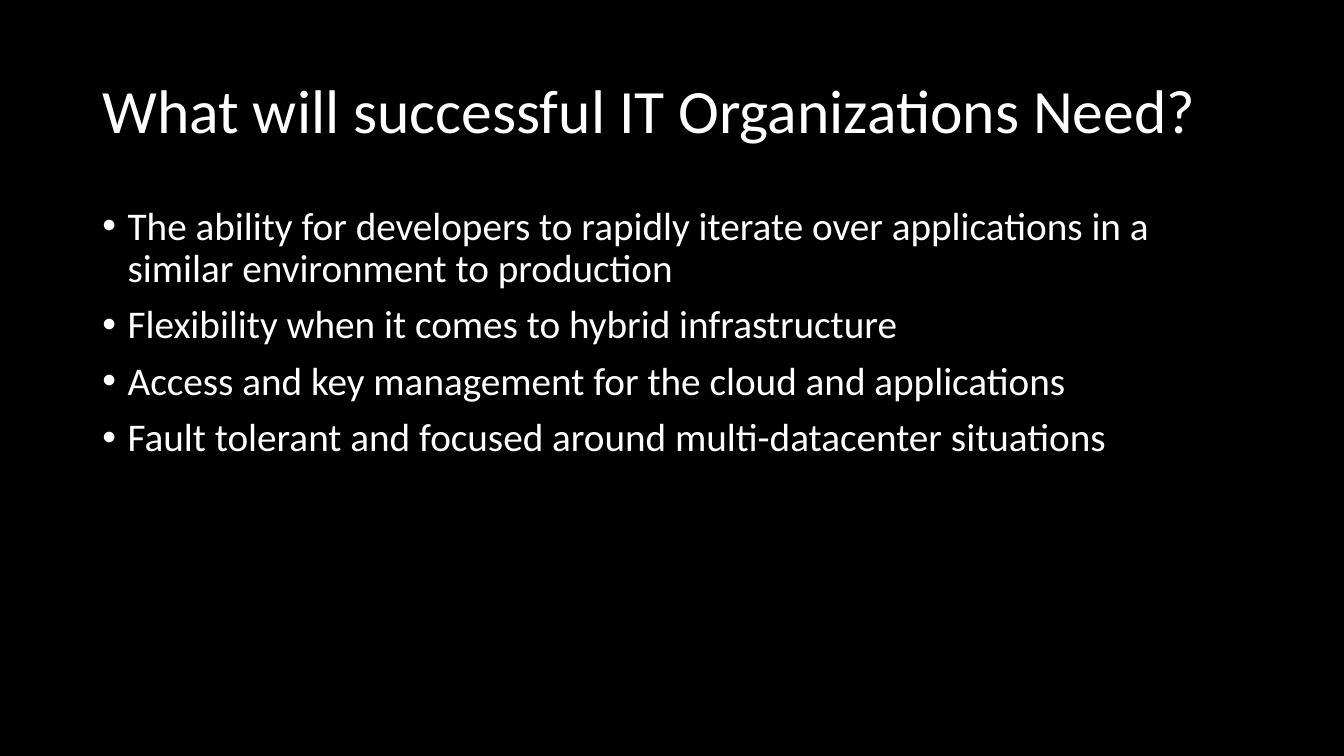
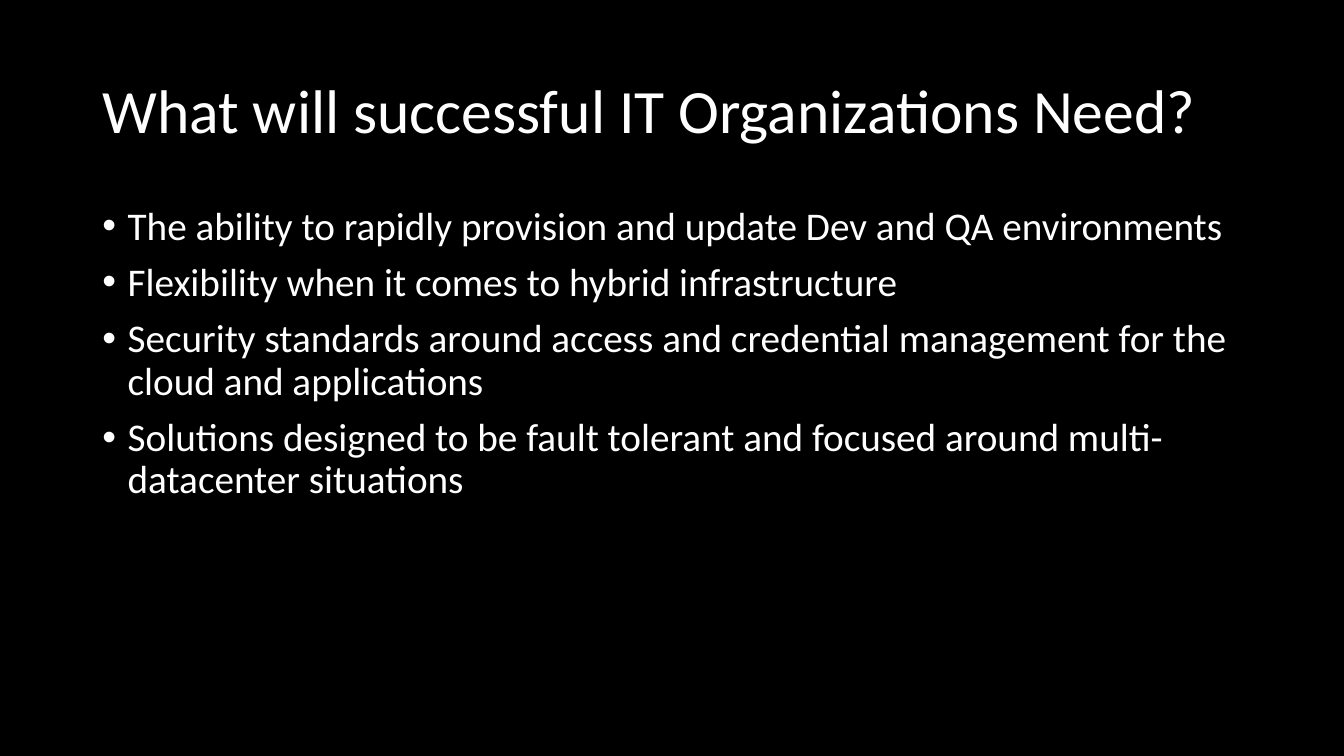
Before and after one commit to FraserPol/hashi-tech-excersise, a slide deck: slide 12 of Hashi-Demo-Preso.pptx (slide 13 before the commit). Drawn at 1344x756 pixels with LibreOffice and Linux fonts; fonts in the diff are those of the drawing. Boxes give left, top, right and bottom in pixels: in the first picture for what was removed or moved away, otherwise in the second. Text is boxed around its words. In the diff, an @@ line names an element or a change of style, - is before the commit and + after.

```diff
--- a/Hashi-Demo-Preso.pptx
+++ b/Hashi-Demo-Preso.pptx
@@ text at (128, 212, 1222, 247): text changed @@
-• The ability for developers to rapidly iterate over applications in a similar environment to production
+• The ability to rapidly provision and update Dev and QA environments
@@ text at (128, 324, 1226, 494): text changed @@
-• Access and key management for the cloud and applications
-• Fault tolerant and focused around multi-datacenter situations
+• Security standards around access and credential management for the cloud and applications
+• Solutions designed to be fault tolerant and focused around multi-datacenter situations
```
Also in this commit, not shown: 17 other slides changed, 6 slides added, 2 slides removed, 1 other file.
